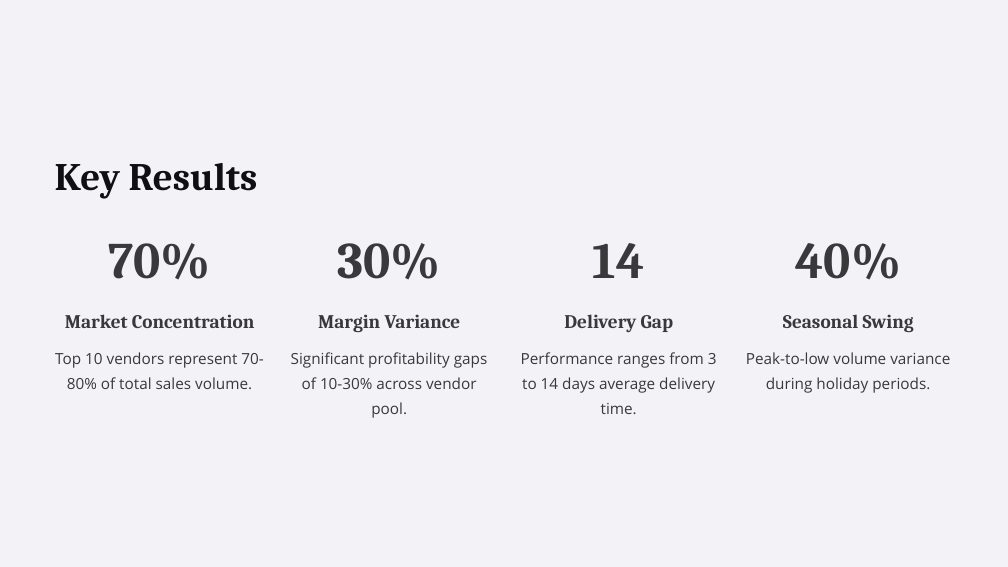
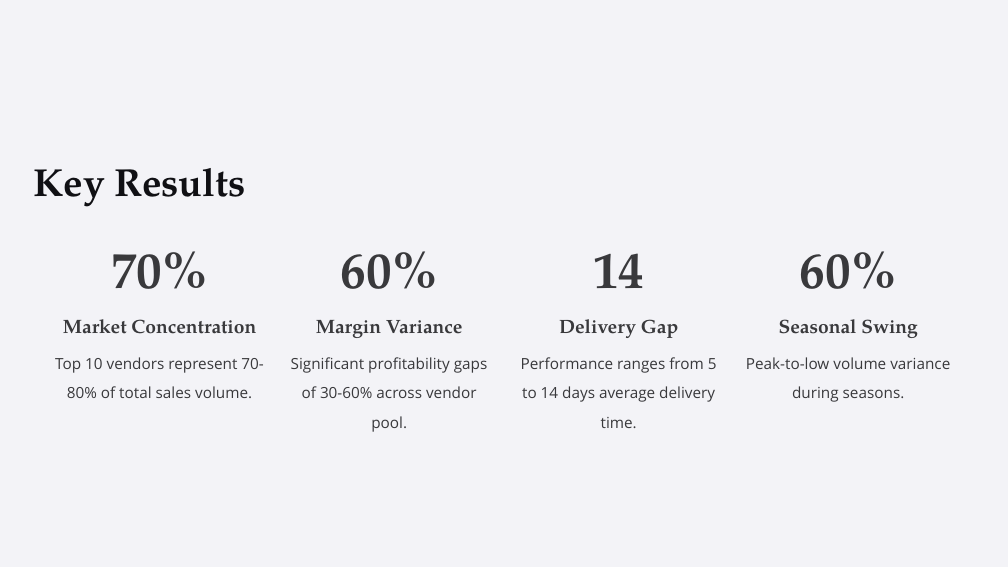
Before and after one commit to Saurabh1222/Liquor-Store-Chain-Vendor-Performance-Analysis, a slide deck: slide 3 of Vendor-Performance-Analysis.pptx. Drawn at 1008x567 pixels with LibreOffice and Linux fonts; fonts in the diff are those of the drawing; background and template pictures are left out. Boxes give left, top, right and bottom in pixels: in the first picture for what was removed or moved away, otherwise in the second. Text is boxed around its words. In the diff, an @@ line names an element or a change of style, - is before the commit and + after.

```diff
--- a/Vendor-Performance-Analysis.pptx
+++ b/Vendor-Performance-Analysis.pptx
@@ text "Key Results": place and size @@
-text "Key Results" at bbox=[55, 163, 258, 199]
+text "Key Results" at bbox=[34, 168, 246, 207]
@@ text "Key Results" at bbox=[34, 168, 246, 207]: font Cambria to TeX Gyre Pagella; line spacing 55.5pt to 1.25 @@
@@ text "70%" at bbox=[111, 251, 208, 289]: font Cambria to TeX Gyre Pagella; line spacing 58.5pt to 1 @@
@@ text "14" at bbox=[593, 253, 644, 288]: font Cambria to TeX Gyre Pagella; line spacing 58.5pt to 1 @@
@@ text at bbox=[341, 251, 438, 289]: text changed; font Cambria to TeX Gyre Pagella @@
-30%
+60%
@@ text at bbox=[800, 251, 897, 289]: text changed; font Cambria to TeX Gyre Pagella @@
-40%
+60%
@@ font Cambria to TeX Gyre Pagella; line spacing 27.5pt to 1.25 in 4 elements at bbox=[63, 319, 256, 334], bbox=[316, 320, 463, 338], bbox=[559, 319, 678, 338], bbox=[779, 319, 918, 338] @@
@@ text "Top 10 vendors represent 70-80% ..." at bbox=[55, 357, 263, 398]: line spacing 28.5pt to 1.63 @@
@@ text at bbox=[291, 357, 488, 432]: text changed @@
-Significant profitability gaps of 10-30% across vendor pool.
+Significant profitability gaps of 30-60% across vendor pool.
@@ text at bbox=[521, 357, 717, 428]: text changed @@
-Performance ranges from 3 to 14 days average delivery time.
+Performance ranges from 5 to 14 days average delivery time.
@@ text at bbox=[746, 357, 950, 402]: text changed @@
-Peak-to-low volume variance during holiday periods.
+Peak-to-low volume variance during seasons.
```
Also in this commit, not shown: 7 other slides changed, 2 slides removed.
